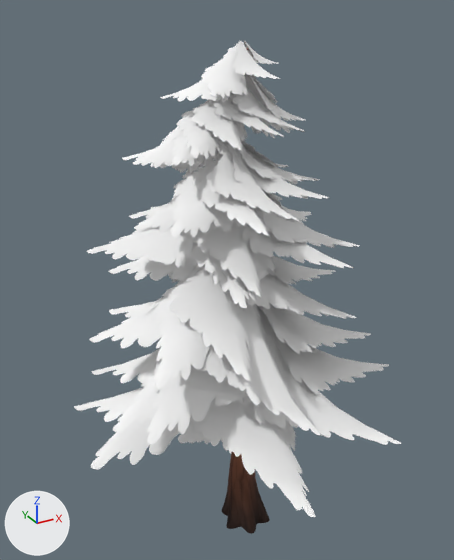
The glTF model public/models/Pine_5.glb as it was, and as the next commit left it.
The view is the same before and after, from a 50 mm lens placed at (-4.9, -8.16, 8.98), pointed at (0.11, 0.94, 4.43). Lighting does not change. The marker at lower left points along +X, +Y and +Z. The first picture is the older version.

The first picture shows 'Pine_5'.
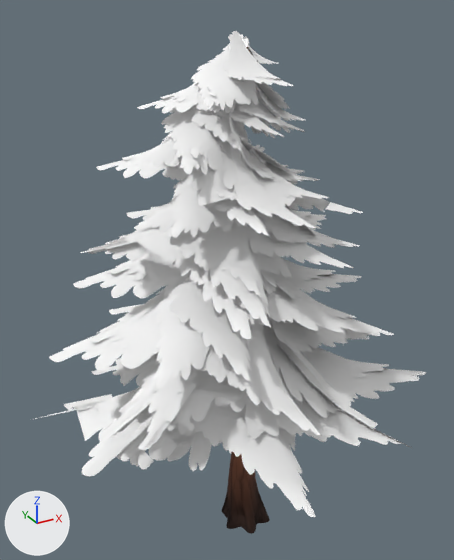
Where the change shows, as pixel boxes [x1, y1, x2, y2] in the pictures (454 x 560 px):
'LOD1', added
    after: [32, 31, 426, 528]
    faces in mat_leaves_pine: [32, 31, 426, 477]
    faces in mat_bark_normaltree: [222, 48, 264, 528]

The change, as a list of edits to the scene's bpy script:
```text
Add me_lod1:
    me_lod1.from_pydata(...)  # 725 vertices, 734 faces; spans x -3.52..4.33, y -2.3..3.61, z -0.24..8.66
    # faces by material slot: [196, 538]
    me_lod1.materials.append(mat_bark_normaltree)
    me_lod1.materials.append(mat_leaves_pine)
Add ob_lod1:
    ob_lod1 = bpy.data.objects.new('LOD1', me_lod1)
    ob_lod1.location = (0.0, 0.0, 0.0)
```
